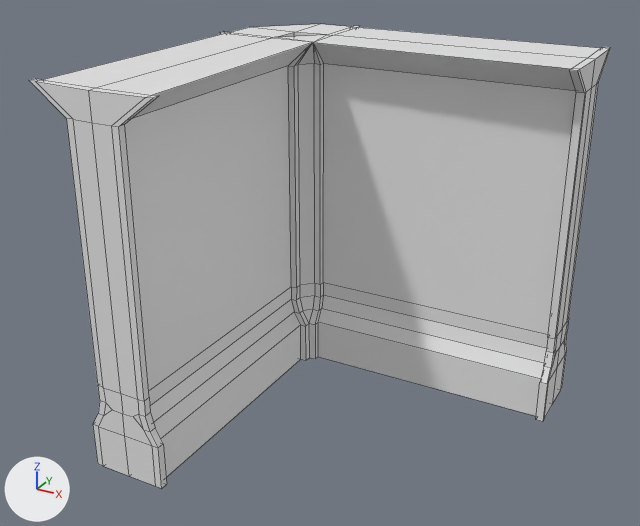
Renders of the Blender file Assets/Assets/Meshes/Walls/WallCorner1_Mesh.blend from each side of a commit.
Camera for both pictures: a 50 mm camera at (5.29, -5.59, 5.65) aimed at (1.16, 1.91, 1.9). Arrows for +X, +Y and +Z are at lower left; the lights stay in place. Mesh edges are drawn as thin lines.

Names of what the first picture shows: 'Wall1_Mesh.002'.
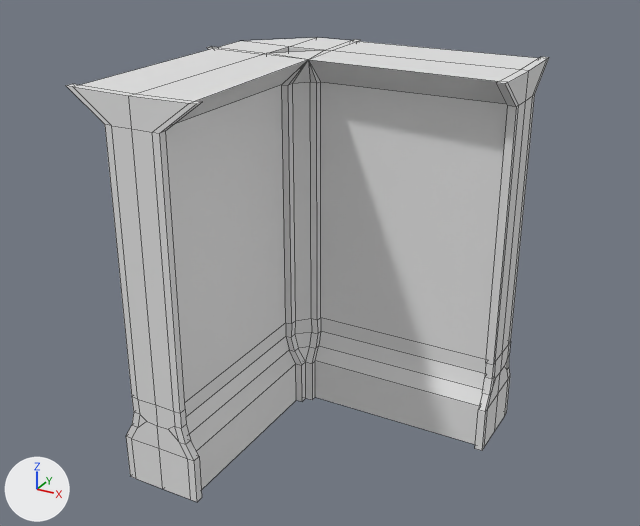
What differs and where, as boxes (x1, y1, x2, y2) in the pictures (640 x 526 px; the box of a moved part takes in the faces that stretch with it):
'Wall1_Mesh.002', reshaped, moved (17% narrower): before (29, 24, 611, 488); after (66, 37, 549, 502)
part 1 of me_cube_003, moved or reshaped: before (313, 27, 611, 422); after (309, 41, 549, 451)
part 2 of me_cube_003, moved or reshaped: before (43, 24, 360, 477); after (81, 37, 361, 490)

What changed in the scene script:
```text
Change me_cube_003:
    where me_cube_003.from_pydata(...)  # 276 vertices, 292 faces; spans x -0.71..3.42, y 0.0..3.99, z -4.13..0.0
    used by ob_wall1_mesh_002; location = (0.0, 0.0, 0.0); rotation_euler = (1.571, 0.0, 0.0), in degrees (90, 0, 0)
    me_cube_003 part 1: all 66 vertices in x 3.34..3.42, y 0.0..3.99, z -4.13..-2.75 are moved by (-0.85, 0.0, 0.86)
    me_cube_003 part 2: all 144 vertices in x -0.71..0.54, y 0.0..3.99, z -4.13..-2.88 are moved by (0.0, 0.0, 0.86)
Change ob_wall1_mesh_002:
    ob_wall1_mesh_002.location: (0.0, 0.0, 0.0) -> (0.43, 0.0, 0.0)
```
